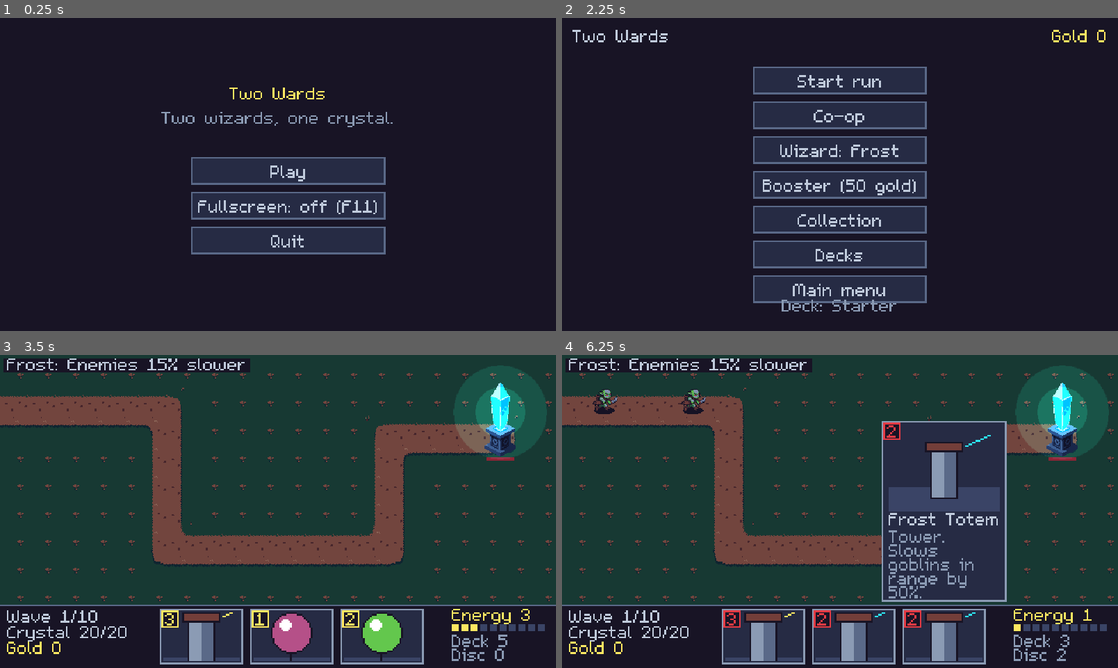
Above: before the commit, frames 1-4 (two rows, left to right).
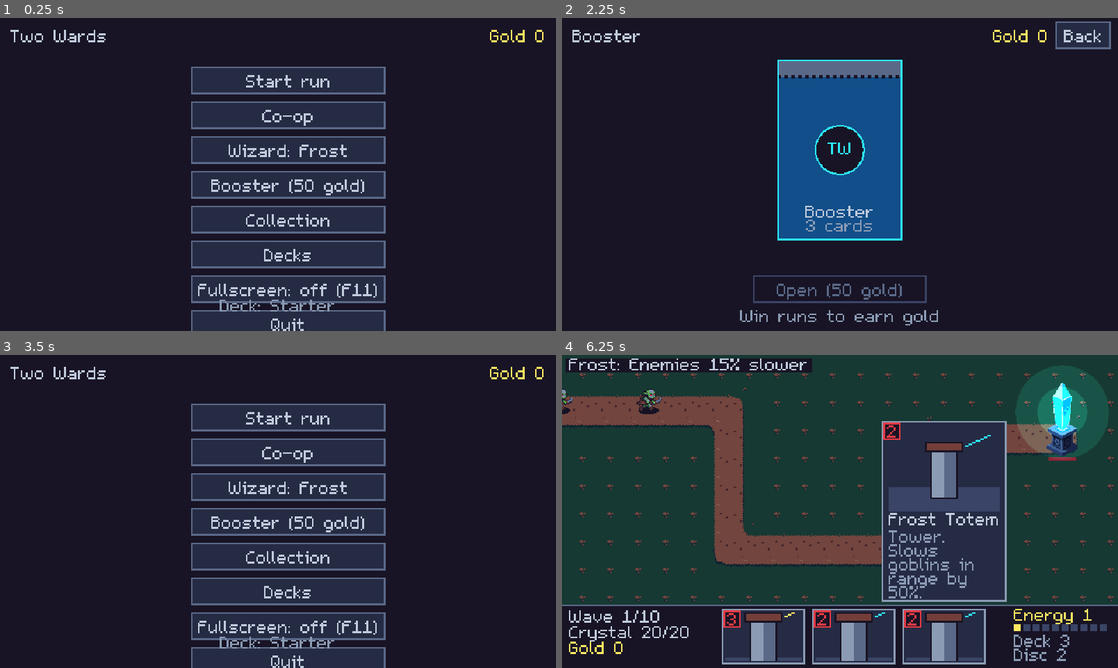
Above: after the commit, the same moments.

Repository: yggdrion/two-wards
Game: Godot game, scene res://scenes/main.tscn
The game is run twice, just before and just after one commit, with the same random seed, the same clock (stepped at 60 frames per second) and the same inputs.
Inputs (mouse positions are in pixels of both pictures, inside the frame that each line leads up to):
- Up to frame 1 (0.25 s): no input
- Up to frame 2 (2.25 s): click (851, 171) at 0.5 s, where only the run before the commit has a clickable "Play"; click "Main menu" (after the commit: "Back") at 1.25 s; click (851, 171) at 2 s, where only the run before the commit has a clickable "Play"
- Up to frame 3 (3.5 s): click "Start run" (after the commit: "Back") at 2.75 s
- Up to frame 4 (6.25 s): click (851, 417) at 3.5 s, where only the run after the commit has a clickable "Start run"; tap Enter at 4.25 s; move the mouse to (762, 636) at 4.27 s; tap Q at 4.35, 5.3, 5.85 s; click (762, 636) at 4.42 s; tap Space at 4.52, 5.27 s; tap E at 4.55, 5.1, 6.05 s; move the mouse to (851, 636) at 5.02 s; click (851, 636) at 5.17 s; move the mouse to (945, 636) at 5.77 s; click (945, 636) at 5.92 s

The runs differ from the first frame. In frame 1, 23% of the frame differs, in the area x 1-98%, y 3-100%; in frame 2, 24%; in frame 3, 74%, in the area x 0-100%, y 0-100%; in frame 4, 0.7%.

Commit message:
feat(ui): leave a run with Esc twice and open on the camp
Esc with no card selected asks to leave the run; a second Esc returns to the camp without gold. The title screen is removed: the game opens on the camp, which now has the fullscreen toggle and Quit.

Diff:
--- a/game/scripts/app.gd
+++ b/game/scripts/app.gd
@@ -1,10 +1,10 @@
 class_name App
 extends Node
-## Root of the game: loads the profile, opens on the title screen, shows the meta screens and
+## Root of the game: loads the profile, opens on the camp, shows the meta screens and
 ## starts runs with the active deck and the chosen wizard. Saves the profile after every change,
 ## so nothing is lost on quit.
 
-enum Screen { TITLE, CAMP, BOOSTER, COLLECTION, DECKS, HEROES, COOP, LOBBY, RUN, RUN_END }
+enum Screen { CAMP, BOOSTER, COLLECTION, DECKS, HEROES, COOP, LOBBY, RUN, RUN_END }
 
 const GAME_SCENE := preload("res://scenes/game.tscn")
 const THEME := preload("res://resources/ui/theme.tres")
@@ -19,7 +19,7 @@
 var net: NetSession
 var display: DisplaySettings
 var catalog: CardCatalog
-var current: Screen = Screen.TITLE
+var current: Screen = Screen.CAMP
 ## RunScreen.summary() of the last finished run, shown on the run-end screen.
 var last_run: Dictionary = {}
 var _ui: CanvasLayer
@@ -48,7 +48,7 @@
 	_root.theme = THEME
 	_root.size = MetaScreen.SCREEN
 	_ui.add_child(_root)
-	show_screen(Screen.TITLE)
+	show_screen(Screen.CAMP)
 
 
 ## F11 and Alt+Enter work on every screen, in and out of runs.
@@ -102,16 +102,14 @@
 			var lobby := LobbyScreen.new()
 			lobby.session = net
 			view = lobby
-		Screen.TITLE:
-			var title := TitleScreen.new()
-			title.display = display
-			view = title
 		Screen.RUN_END:
 			var run_end := RunEndScreen.new()
 			run_end.summary = last_run
 			view = run_end
 		_:
-			view = CampScreen.new()
+			var camp := CampScreen.new()
+			camp.display = display
+			view = camp
 	view.setup(profile, catalog)
 	view.navigate.connect(func(next: int) -> void: show_screen(next as Screen))
 	_root.add_child(view)
@@ -145,6 +143,7 @@
 ## Pays the run's gold when it ends and shows the run-end screen when the player leaves it.
 func _add_run(game: RunScreen) -> void:
 	game.run_ended.connect(profile.add_gold)
+	game.left.connect(func() -> void: show_screen(Screen.CAMP))
 	game.finished.connect(
 		func() -> void:
 			last_run = game.summary()
--- a/game/scripts/game.gd
+++ b/game/scripts/game.gd
@@ -9,6 +9,8 @@
 signal run_ended(gold: int)
 ## The player left the end-of-run banner.
 signal finished
+## The player gave up the run (Esc twice); pays nothing.
+signal left
 
 ## How many host frames the client plays per physics frame when it has fallen behind.
 const MAX_CATCH_UP := 8
@@ -84,6 +86,15 @@
 		_input_after_run(event)
 		return
 	var key := event as InputEventKey
+	var click := event as InputEventMouseButton
+	if hud.confirm_leave:
+		if key != null and key.pressed and not key.echo:
+			if key.physical_keycode == KEY_ESCAPE:
+				left.emit()
+			hud.confirm_leave = false
+		elif click != null and click.pressed:
+			hud.confirm_leave = false
+		return
 	if key != null and key.pressed and not key.echo:
 		var choice := key.physical_keycode - KEY_1
 		var offer: Array = sim.rewards.offers[player]
@@ -100,8 +111,10 @@
 				if selected >= 0:
 					_pass(selected)
 			KEY_ESCAPE:
-				selected = -1
-	var click := event as InputEventMouseButton
+				if selected >= 0:
+					selected = -1
+				else:
+					hud.confirm_leave = true
 	if click != null and click.pressed:
 		if click.button_index == MOUSE_BUTTON_LEFT and selected >= 0:
 			var at := lane.get_local_mouse_position()
--- a/game/scripts/ui/hud.gd
+++ b/game/scripts/ui/hud.gd
@@ -32,6 +32,8 @@
 var names: Array = []
 ## Shown as the banner when set, e.g. when the partner left.
 var notice := ""
+## Asks whether to leave the run (after Esc with no card selected).
+var confirm_leave := false
 var partner_panel: PartnerPanel
 ## Slot of the card waiting for a target, or -1.
 var selected := -1
@@ -194,7 +196,10 @@
 func _draw_banner() -> void:
 	var text := ""
 	var hint := ""
-	if not notice.is_empty() and not sim.is_over():
+	if confirm_leave:
+		text = "Leave the run? No gold"
+		hint = "Esc again to leave, any other key to stay"
+	elif not notice.is_empty() and not sim.is_over():
 		text = notice
 		hint = CONTINUE_HINT
 	else:
--- a/game/scripts/ui/meta/camp_screen.gd
+++ b/game/scripts/ui/meta/camp_screen.gd
@@ -1,8 +1,11 @@
 class_name CampScreen
 extends MetaScreen
-## The hub between runs: start a run with the active deck (solo or co-op), pick a wizard,
-## open boosters, browse the collection, build decks, or go back to the title screen.
+## The hub the game opens on: start a run with the active deck (solo or co-op), pick a wizard,
+## open boosters, browse the collection, build decks, toggle fullscreen or quit.
 
+## Optional; when set, the menu shows a fullscreen toggle.
+var display: DisplaySettings
+var fullscreen_button: Button
 var start_button: Button
 var coop_button: Button
 var booster_button: Button
@@ -30,14 +33,23 @@
 		booster_button,
 		button("Collection", func() -> void: navigate.emit(App.Screen.COLLECTION)),
 		button("Decks", func() -> void: navigate.emit(App.Screen.DECKS)),
-		button("Main menu", func() -> void: navigate.emit(App.Screen.TITLE)),
 	]:
 		menu.add_child(item)
+	if display != null:
+		fullscreen_button = button("", display.toggle_fullscreen)
+		menu.add_child(fullscreen_button)
+		display.changed.connect(_refresh_fullscreen)
+		_refresh_fullscreen()
+	menu.add_child(button("Quit", func() -> void: get_tree().quit()))
 	_deck_label = label("", &"DimLabel")
 	_deck_label.horizontal_alignment = HORIZONTAL_ALIGNMENT_CENTER
 	_deck_label.position = Vector2(0, 316)
 	_deck_label.size = Vector2(SCREEN.x, 24)
 	add_child(_deck_label)
+
+
+func _refresh_fullscreen() -> void:
+	fullscreen_button.text = "Fullscreen: %s (F11)" % ("on" if display.fullscreen else "off")
 
 
 func refresh() -> void:
--- a/game/scripts/ui/meta/title_screen.gd
+++ /dev/null
@@ -1,40 +0,0 @@
-class_name TitleScreen
-extends MetaScreen
-## The main menu the game opens on: play (on to the camp), fullscreen and quit.
-
-## Optional; when set, the menu shows a fullscreen toggle.
-var display: DisplaySettings
-var play_button: Button
-var fullscreen_button: Button
-var quit_button: Button
-
-
-func build() -> void:
-	var title := label("Two Wards", &"GoldLabel")
-	title.horizontal_alignment = HORIZONTAL_ALIGNMENT_CENTER
-	title.position = Vector2(0, 72)
-	title.size = Vector2(SCREEN.x, 24)
-	add_child(title)
-	var tagline := label("Two wizards, one crystal.", &"DimLabel")
-	tagline.horizontal_alignment = HORIZONTAL_ALIGNMENT_CENTER
-	tagline.position = Vector2(0, 100)
-	tagline.size = Vector2(SCREEN.x, 24)
-	add_child(tagline)
-	var menu := VBoxContainer.new()
-	menu.add_theme_constant_override("separation", 8)
-	menu.position = Vector2(220, 160)
-	menu.size = Vector2(200, 0)
-	add_child(menu)
-	play_button = button("Play", func() -> void: navigate.emit(App.Screen.CAMP))
-	menu.add_child(play_button)
-	if display != null:
-		fullscreen_button = button("", display.toggle_fullscreen)
-		menu.add_child(fullscreen_button)
-		display.changed.connect(_refresh_fullscreen)
-		_refresh_fullscreen()
-	quit_button = button("Quit", func() -> void: get_tree().quit())
-	menu.add_child(quit_button)
-
-
-func _refresh_fullscreen() -> void:
-	fullscreen_button.text = "Fullscreen: %s (F11)" % ("on" if display.fullscreen else "off")
--- a/game/tests/loop_screens_test.gd
+++ b/game/tests/loop_screens_test.gd
@@ -71,12 +71,26 @@
 	app.show_screen(App.Screen.CAMP)
 
 
-func test_camp_goes_back_to_the_title_screen() -> void:
+func _key(code: Key) -> InputEventKey:
+	var key := InputEventKey.new()
+	key.physical_keycode = code
+	key.pressed = true
+	return key
+
+
+func test_escape_twice_leaves_the_run_without_gold() -> void:
 	var app := _app()
-	app.show_screen(App.Screen.CAMP)
-	var title_button: Button = null
-	for item in app._screen.find_children("*", "Button", true, false):
-		if item.text == "Main menu":
-			title_button = item
-	title_button.pressed.emit()
-	assert_int(app.current).is_equal(App.Screen.TITLE)
+	app.show_screen(App.Screen.RUN)
+	var game: RunScreen = app._screen
+	game.lane.set_physics_process(false)
+	var gold := app.profile.gold
+	game.sim.gold = 30
+	game._unhandled_input(_key(KEY_ESCAPE))
+	assert_bool(game.hud.confirm_leave).is_true()
+	game._unhandled_input(_key(KEY_Q))
+	assert_bool(game.hud.confirm_leave).is_false()
+	assert_int(app.current).is_equal(App.Screen.RUN)
+	game._unhandled_input(_key(KEY_ESCAPE))
+	game._unhandled_input(_key(KEY_ESCAPE))
+	assert_int(app.current).is_equal(App.Screen.CAMP)
+	assert_int(app.profile.gold).is_equal(gold)
--- a/game/tests/meta_screens_test.gd
+++ b/game/tests/meta_screens_test.gd
@@ -21,11 +21,8 @@
 	return app
 
 
-func test_starts_on_title_and_plays_into_camp_with_new_profile() -> void:
-	var app := _app()
-	assert_int(app.current).is_equal(App.Screen.TITLE)
-	var title: TitleScreen = app._screen
-	title.play_button.pressed.emit()
+func test_starts_on_camp_with_new_profile() -> void:
+	var app := _app()
 	assert_int(app.current).is_equal(App.Screen.CAMP)
 	var camp: CampScreen = app._screen
 	assert_bool(camp.start_button.disabled).is_false()
@@ -126,13 +123,13 @@
 	assert_int(app.current).is_equal(App.Screen.CAMP)
 
 
-func test_title_toggles_fullscreen_and_remembers_it() -> void:
-	var app := _app()
-	var title: TitleScreen = app._screen
-	assert_str(title.fullscreen_button.text).contains("off")
-	title.fullscreen_button.pressed.emit()
+func test_camp_toggles_fullscreen_and_remembers_it() -> void:
+	var app := _app()
+	var camp: CampScreen = app._screen
+	assert_str(camp.fullscreen_button.text).contains("off")
+	camp.fullscreen_button.pressed.emit()
 	assert_bool(app.display.fullscreen).is_true()
-	assert_str(title.fullscreen_button.text).contains("on")
+	assert_str(camp.fullscreen_button.text).contains("on")
 	app.free()
 	assert_bool(_app().display.fullscreen).is_true()
 
Not shown, removed: game/scripts/ui/meta/title_screen.gd.uid
Not shown, changed: docs/HANDOFF.md
